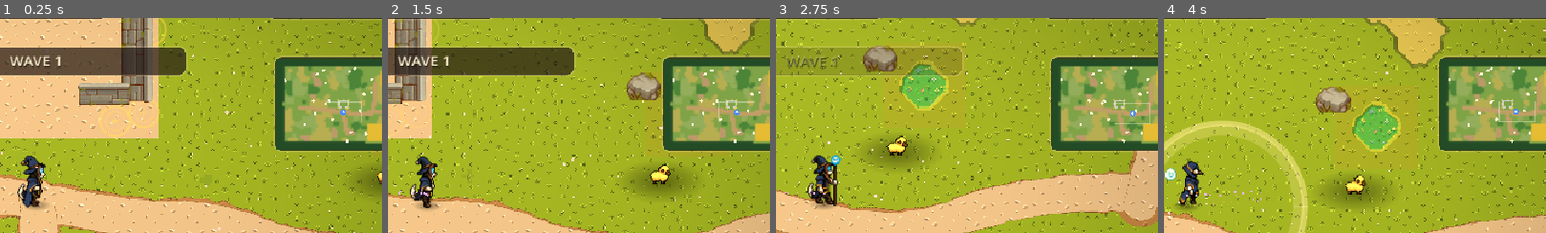
Above: before the commit, frames 1-4 (left to right).
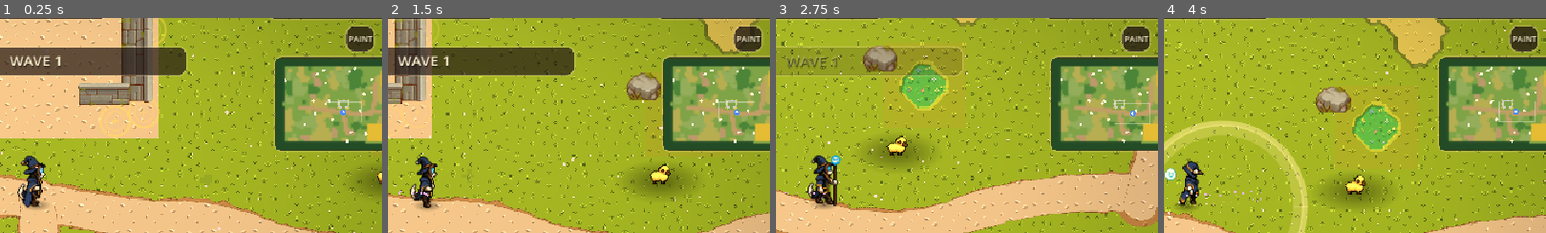
Above: after the commit, the same moments.

Repository: SavageLion/EigthArcanum
Game: Godot game, scene res://main.tscn
The game is run twice, just before and just after one commit, with the same random seed, the same clock (stepped at 60 frames per second) and the same inputs.
Inputs (mouse positions are % of the whole screen's width and height, from its top left):
- Up to frame 1 (0.25 s): no input
- Up to frame 2 (1.5 s): tap Enter at 0.5 s; move the mouse to (72, 45) at 0.52 s; hold D 0.53-1.25 s; tap T at 0.6 s; click (72, 45) at 0.67 s; tap Space at 0.77, 1.07 s; drag from (30, 55) to (45, 70) at 1.27 s
- Up to frame 3 (2.75 s): move the mouse to (60, 28) at 2.02 s; hold D from 2.03 s (still down); tap 1 at 2.1 s; tap T at 2.3 s
- Up to frame 4 (4 s): release D at 2.75 s; drag from (45, 70) to (20, 35) at 2.77 s; move the mouse to (80, 65) at 3.52 s; hold A from 3.53 s (still down); tap 3 at 3.6 s; tap Space at 3.77 s; tap T at 3.8 s
The pictures show only the part of the screen within x 45-95%, y 6-56%; the shares and areas given below are measured in that part.

The runs differ from the first frame. In frame 1, 0.9% of the frame differs, in the area x 90-98%, y 3-16%; in frame 2, 0.9%; in frame 3, 0.9%; in frame 4, 0.9%.

Commit message:
Survivors: in-game style toggle button (flat / painted)
Co-Authored-By: Claude Sonnet 5.5 <noreply@anthropic.com>

Diff:
--- a/prototypes/sheepdog-survivors/hud.gd
+++ b/prototypes/sheepdog-survivors/hud.gd
@@ -61,6 +61,9 @@
 	_panel(Rect2(v.x - 190, 6, 182, 32))
 	_text("WALLS", Vector2(v.x - 182, 28), 13, CREAM)
 	_bar(Rect2(v.x - 130, 15, 114, 12), worst, Color(0.55, 0.85, 0.4) if worst > 0.5 else (Color(0.95, 0.75, 0.3) if worst > 0.25 else Color(0.95, 0.4, 0.35)))
+	var sr: Rect2 = main.style_rect()
+	_panel(sr)
+	_text("FLAT" if not main.style_flat else "PAINT", sr.position + Vector2(0, 21), 10, CREAM, sr.size.x, HORIZONTAL_ALIGNMENT_CENTER)
 	var fr: Rect2 = main.fs_rect()
 	_panel(fr)
 	draw_rect(fr.grow(-9.0), Color(CREAM, 0.0), false)
--- a/prototypes/sheepdog-survivors/main.gd
+++ b/prototypes/sheepdog-survivors/main.gd
@@ -359,6 +359,18 @@
 				do_bark()
 			elif ke.keycode == KEY_F:
 				toggle_fullscreen()
+			elif ke.keycode == KEY_T:
+				toggle_style()
+
+func style_rect() -> Rect2:
+	return Rect2(vp().x - 92.0, 44.0, 38.0, 34.0)
+
+func toggle_style() -> void:
+	if not OS.has_feature("web"):
+		return
+	var to_style: String = "painted" if style_flat else "flat"
+	var to_look: int = 0 if style_flat else 6
+	JavaScriptBridge.eval("(function(){var u=new URL(window.location.href);u.searchParams.set('style','%s');u.searchParams.set('look','%d');window.location.href=u.toString();})()" % [to_style, to_look])
 
 func fs_rect() -> Rect2:
 	return Rect2(vp().x - 46.0, 44.0, 38.0, 34.0)
@@ -421,6 +433,9 @@
 				return
 	if state != "result" and fs_rect().grow(6.0).has_point(p):
 		toggle_fullscreen()
+		return
+	if state != "result" and style_rect().grow(6.0).has_point(p):
+		toggle_style()
 		return
 	if state == "result":
 		get_tree().reload_current_scene()
Not shown, added: prototypes/sheepdog-survivors/art-src/life_compare.png.import
